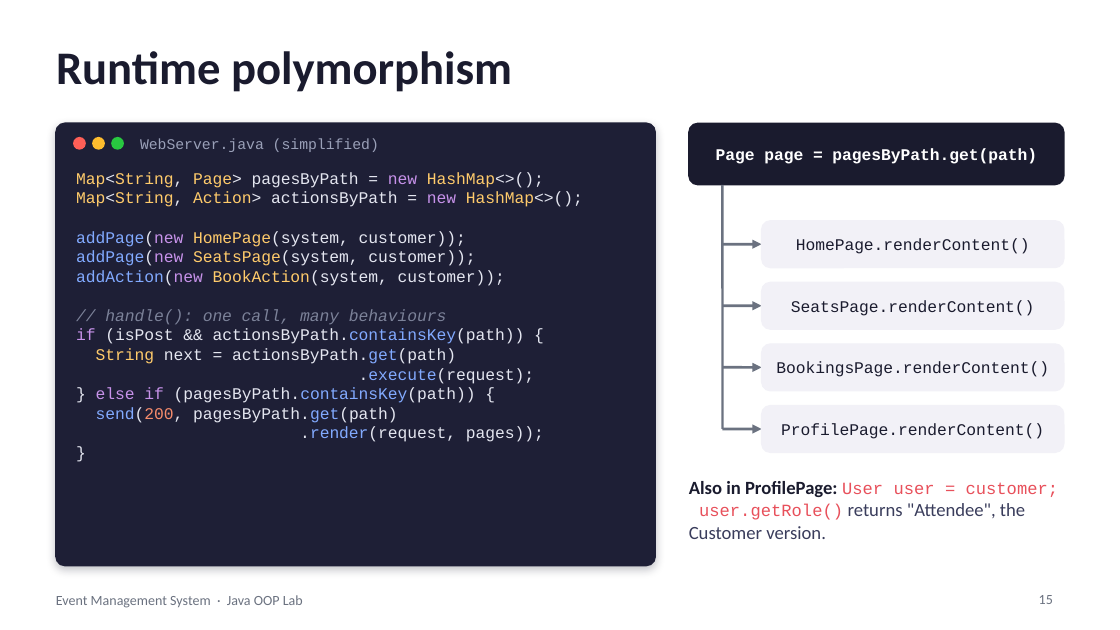
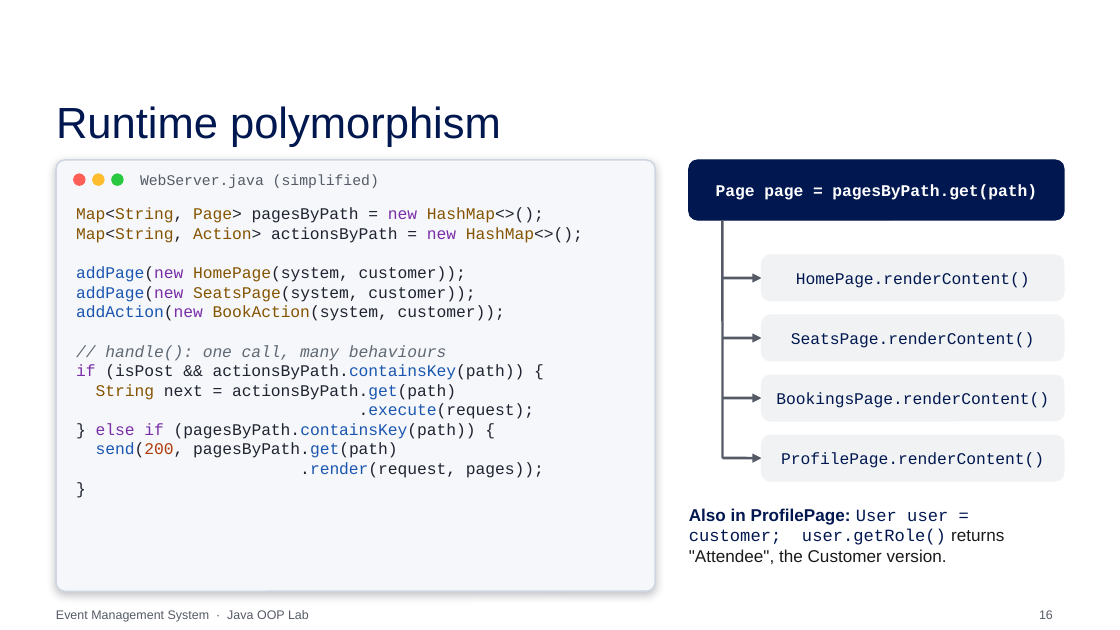
Before and after one commit to SuyashAnupam/Event-Mangement-Platform, a slide deck: slide 16 of Event_Management_System_OOP.pptx (slide 15 before the commit). Drawn at 1120x630 pixels with LibreOffice and Linux fonts; fonts in the diff are those of the drawing; background and template pictures are left out. Boxes give left, top, right and bottom in pixels: in the first picture for what was removed or moved away, otherwise in the second. Text is boxed around its words. In the diff, an @@ line names an element or a change of style, - is before the commit and + after.

```diff
--- a/Event_Management_System_OOP.pptx
+++ b/Event_Management_System_OOP.pptx
@@ title "Runtime polymorphism": place and size @@
-title "Runtime polymorphism" at box(56, 51, 512, 92)
+title "Runtime polymorphism" at box(56, 106, 501, 147)
@@ title "Runtime polymorphism" at box(56, 106, 501, 147): size 30 to 28 pt, font Calibri to Arial, text colour #1A1B2E to #00174F, bold off @@
@@ rounded rectangle: place and size @@
-rounded rectangle at box(56, 123, 655, 566)
+rounded rectangle at box(56, 160, 655, 591)
@@ rounded rectangle at box(56, 160, 655, 591): fill #1E1F36 to #F5F7FA; outline #1E1F36 1 pt to #D0D6E0 1 pt @@
@@ text "WebServer.java (simplified)" at box(140, 174, 379, 188): text colour #9AA0B8 to #555B66 @@
@@ 4 texts, 3 ellipses, 3 rounded rectangles, 1 arrow: place and size @@
-4 texts, 3 ellipses, 3 rounded rectangles, 1 arrow at box(74, 123, 1064, 329)
+4 texts, 3 ellipses, 3 rounded rectangles, 1 arrow at box(74, 160, 1064, 361)
@@ rounded rectangle at box(689, 160, 1064, 221): fill #1A1B2E to #00174F; outline #1A1B2E 0.75 pt to #00174F 0.75 pt @@
@@ text "Map<String, Page> pagesByPath = new ...": place and size @@
-text "Map<String, Page> pagesByPath = new ..." at box(76, 172, 583, 442)
+text "Map<String, Page> pagesByPath = new ..." at box(76, 207, 583, 478)
@@ text "Map<String, Page> pagesByPath = new ..." at box(76, 207, 583, 478): text colour #FFCB6B to #855400 in "Map<String, Page> HashMap<>();", "Map<String, Action> HashMap<>();", "HomePage(system,", "SeatsPage(system," and 2 more places; text colour #E4E6F0 to #1F2430 in "Map<String, Page> pagesByPath = HashMap<>();", "Map<String, Action> actionsByPath = HashMap<>();", "addPage(new HomePage(system, customer));", "addPage(new SeatsPage(system, customer));" and 8 more places; text colour #C792EA to #7A2EA8 in "new", "new", "addPage(new", "addPage(new" and 3 more places; text colour #82AAFF to #1A56B0 in "addPage(new", "addPage(new", "addAction(new", "actionsByPath.containsKey(path))" and 5 more places; text colour #7C8299 to #5F6873 in "// handle(): one call, many behaviours"; text colour #F78C6C to #B03A0C in "send(200," @@
@@ line moved from (722, 185) - (722, 429) to (722, 221) - (722, 458) @@
@@ line (722, 221) - (722, 458): stroke #6B7280 1.5 pt to #555B66 1.5 pt @@
@@ text colour #1A1B2E to #00174F in 4 elements at box(781, 452, 1044, 468), box(776, 392, 1049, 408), box(791, 332, 1035, 348), box(796, 272, 1030, 288) @@
@@ fill #F2F1F7 to #F1F2F4; outline #F2F1F7 0.75 pt to #F1F2F4 0.75 pt in 4 elements at box(762, 436, 1064, 482), box(762, 375, 1064, 421), box(762, 315, 1064, 361), box(762, 255, 1064, 301) @@
@@ arrow (722, 278) - (762, 278): stroke #6B7280 1.75 pt to #555B66 1.75 pt @@
@@ 3 texts, 3 arrows, 2 rounded rectangles: place and size @@
-3 texts, 3 arrows, 2 rounded rectangles at box(689, 306, 1064, 539)
+3 texts, 3 arrows, 2 rounded rectangles at box(689, 338, 1064, 564)
@@ arrow (722, 338) - (762, 338): stroke #6B7280 1.75 pt to #555B66 1.75 pt @@
@@ arrow (722, 398) - (762, 398): stroke #6B7280 1.75 pt to #555B66 1.75 pt @@
@@ arrow (722, 458) - (762, 458): stroke #6B7280 1.75 pt to #555B66 1.75 pt @@
@@ text "Also in ProfilePage: User user ..." at box(689, 508, 1004, 564): size 12 to 11 pt, font Calibri to Arial in "Also in ProfilePage: returns "Attendee", the Customer ..."; text colour #1A1B2E to #00174F in "Also in ProfilePage:"; text colour #E8505B to #00174F in "User user = customer; user.getRole()"; text colour #3A3D5C to #1A1A1A in "returns "Attendee", the Customer version." @@
@@ text "Event Management System · Java ...": place and size @@
-text "Event Management System · Java ..." at box(56, 595, 303, 608)
+text "Event Management System · Java ..." at box(56, 610, 309, 622)
@@ text "Event Management System · Java ..." at box(56, 610, 309, 622): size 9 to 8 pt, font Calibri to Arial, text colour #6B7280 to #555B66 @@
@@ page number at box(1039, 610, 1053, 619): text changed; size 9 to 8 pt; font Calibri to Arial; text colour #6B7280 to #555B66 @@
-15
+16
```
Also in this commit, not shown: 26 other slides changed, 2 slides added, 1 slide removed.
